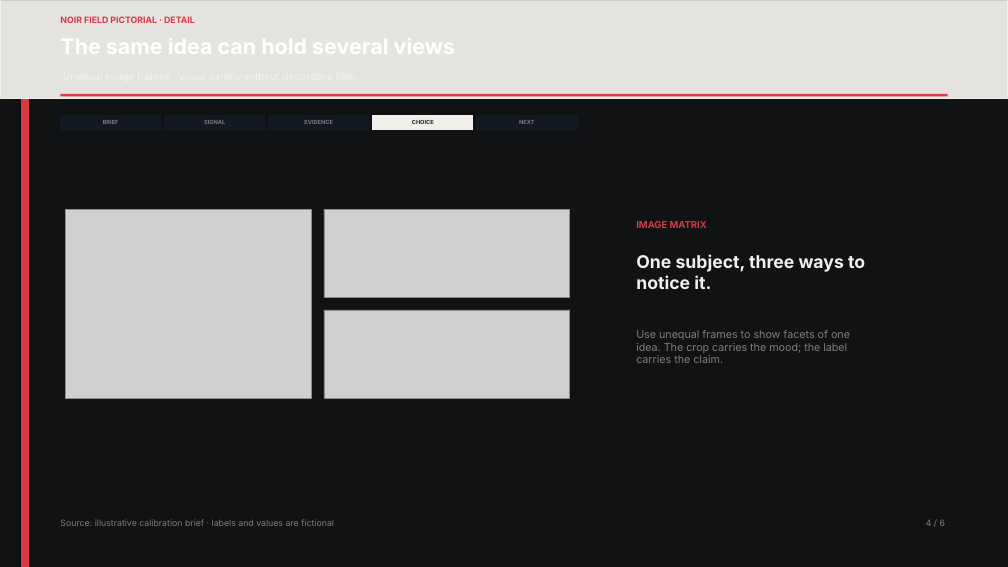
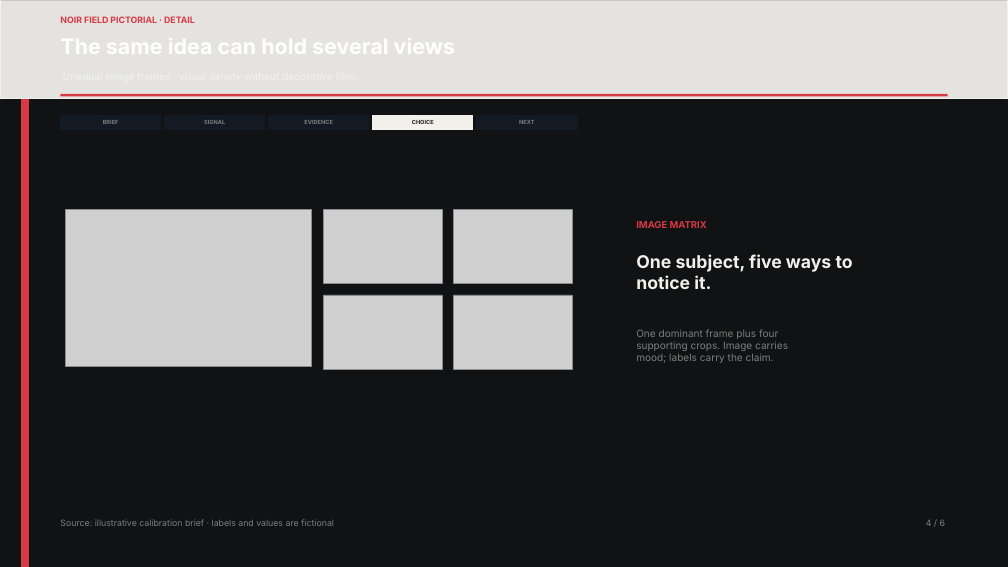
Before and after one commit to w31r4/OfficeKit, a slide deck: slide 4 of skills/presentation-template-library/skills/artifact-template-noir-field-pictorial/assets/reference.pptx. Drawn at 1008x567 pixels with LibreOffice and Linux fonts; fonts in the diff are those of the drawing; grey boxes stand for pictures. Boxes give left, top, right and bottom in pixels: in the first picture for what was removed or moved away, otherwise in the second. Text is boxed around its words. In the diff, an @@ line names an element or a change of style, - is before the commit and + after.

Commit message:
fix(templates): rotate image-led reference assets

```diff
--- a/skills/presentation-template-library/skills/artifact-template-noir-field-pictorial/assets/reference.pptx
+++ b/skills/presentation-template-library/skills/artifact-template-noir-field-pictorial/assets/reference.pptx
@@ picture: place and size @@
-picture at [65,209,311,398]
+picture at [65,209,311,366]
@@ picture added at [324,209,442,284] @@
@@ picture: place and size @@
-picture at [324,209,569,298]
+picture at [454,209,572,284]
@@ text at [636,254,853,289]: text changed @@
-One subject, three ways to notice it.
+One subject, five ways to notice it.
@@ picture: place and size @@
-picture at [324,310,569,398]
+picture at [324,295,442,369]
@@ picture added at [454,295,572,369] @@
@@ text at [636,329,788,363]: text changed; size 12.8 to 12 pt @@
-Use unequal frames to show facets of one idea. The crop carries the mood; the label carries the claim.
+One dominant frame plus four
+supporting crops. Image carries
+mood; labels carry the claim.
```
Also in this commit, not shown: 1 other slide changed, 56 other files.
